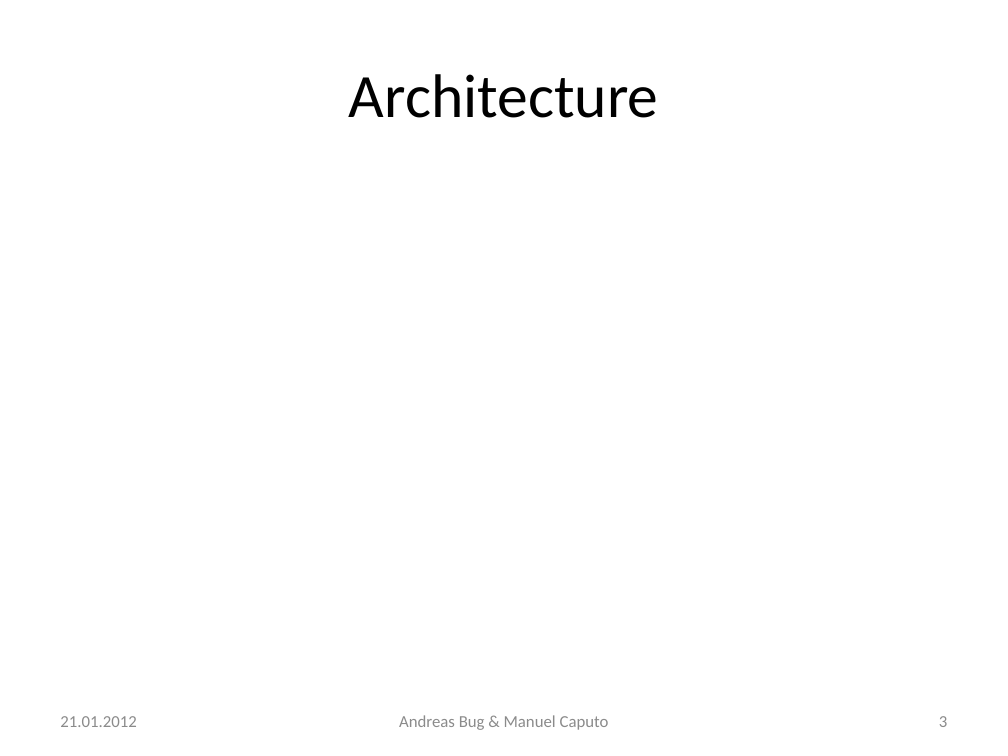
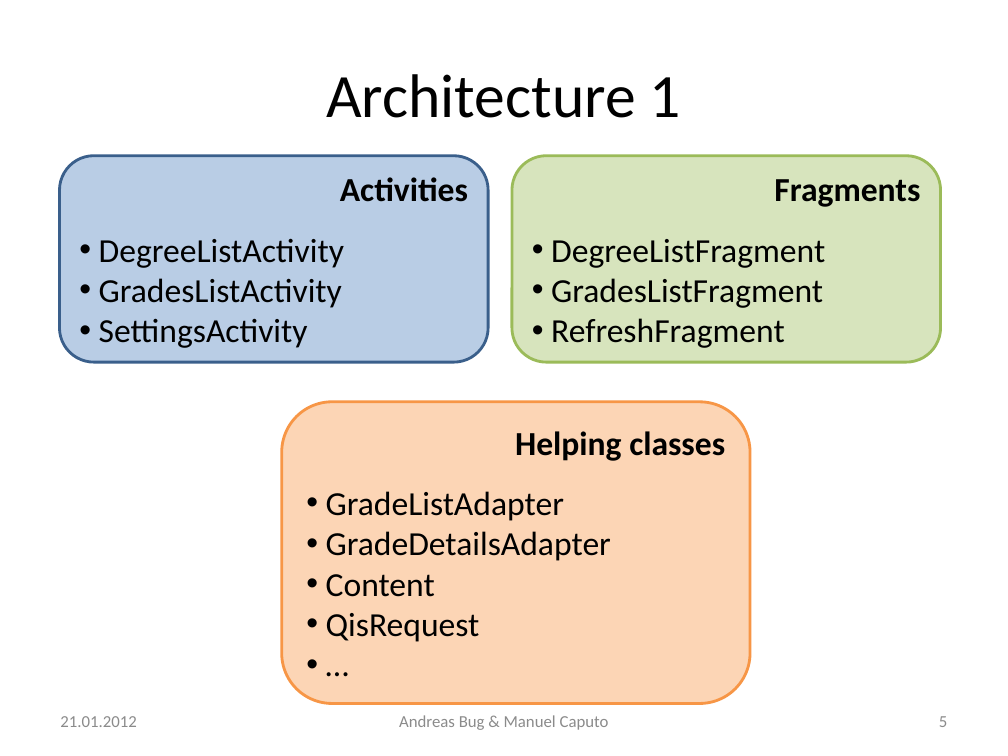
Before and after one commit to n0rf/htwg-grade-app, a slide deck: slide 5 of docs/notenapp-praesi.pptx (slide 3 before the commit). Drawn at 1008x756 pixels with LibreOffice and Linux fonts; fonts in the diff are those of the drawing. Boxes give left, top, right and bottom in pixels: in the first picture for what was removed or moved away, otherwise in the second. Text is boxed around its words. In the diff, an @@ line names an element or a change of style, - is before the commit and + after.

```diff
--- a/docs/notenapp-praesi.pptx
+++ b/docs/notenapp-praesi.pptx
@@ title at (x1=326, y1=74, x2=681, y2=118): text changed @@
-Architecture
+Architecture 1
@@ rounded rectangle added at (x1=59, y1=156, x2=488, y2=363), fill #B9CDE5, outline #3A5F8C 2 pt, 24 pt, text #000000 @@
+Activities
+• DegreeListActivity
+• GradesListActivity
+• SettingsActivity
@@ rounded rectangle added at (x1=512, y1=156, x2=940, y2=363), fill #D7E4BD, outline #9BBB59 2 pt, 24 pt, text #000000 @@
+Fragments
+• DegreeListFragment
+• GradesListFragment
+• RefreshFragment
@@ rounded rectangle added at (x1=282, y1=402, x2=751, y2=704), fill #FCD5B5, outline #F79646 2 pt, 24 pt, text #000000 @@
+Helping classes
+• GradeListAdapter
+• GradeDetailsAdapter
+• Content
+• QisRequest
+• …
@@ page number at (x1=939, y1=716, x2=947, y2=727): text changed @@
-3
+5
```
Also in this commit, not shown: 2 other slides changed, 4 slides added, 2 other files.
